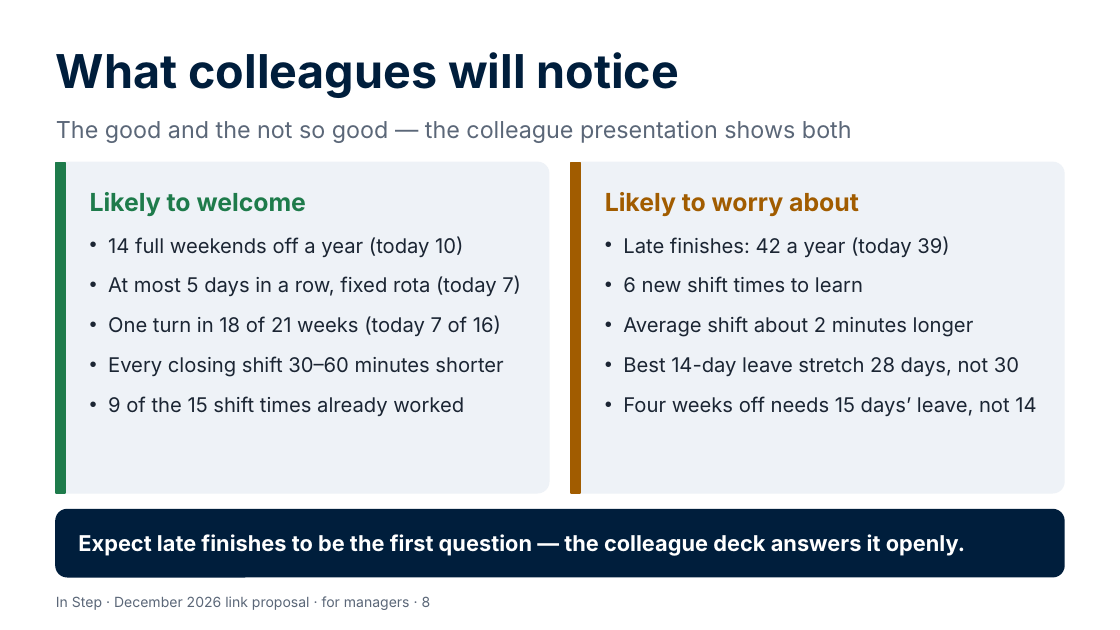
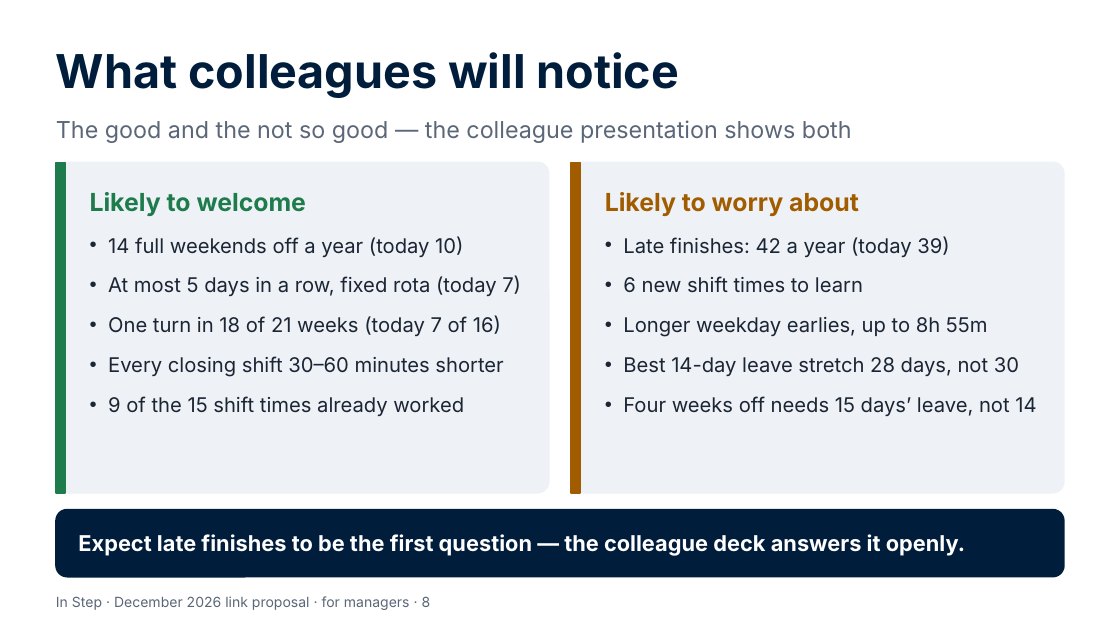
Before and after one commit to Garethdavidmiller/roster-app, a slide deck: slide 8 of docs/links-26/presentations/In-Step-for-managers.pptx. Drawn at 1120x630 pixels with LibreOffice and Linux fonts; fonts in the diff are those of the drawing. Boxes give left, top, right and bottom in pixels: in the first picture for what was removed or moved away, otherwise in the second. Text is boxed around its words. In the diff, an @@ line names an element or a change of style, - is before the commit and + after.

```diff
--- a/docs/links-26/presentations/In-Step-for-managers.pptx
+++ b/docs/links-26/presentations/In-Step-for-managers.pptx
@@ text at (623,317,988,337): text changed @@
-• Average shift about 2 minutes longer
+• Longer weekday earlies, up to 8h 55m
```
Also in this commit, not shown: 1 other slide changed, 7 other files.
